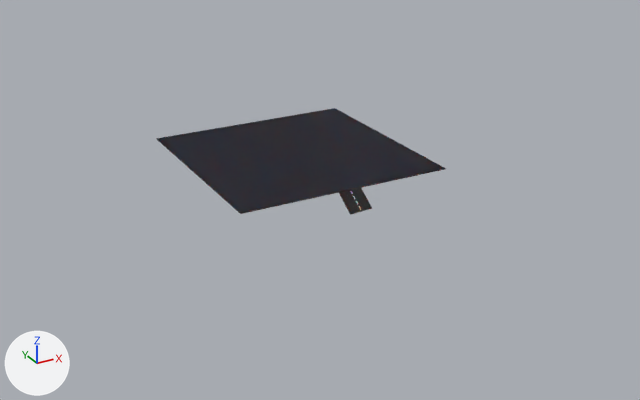
Two versions of the Blender file src/resources/Tidal Wreck rework/tidal wreck.blend, one commit apart.
Both versions are drawn from a 50 mm camera at (-88.5, -173.2, 73.2) aimed at (2.6, -7.5, -9.6). The axes (+X, +Y, +Z) are drawn at lower left. The lights are the same throughout.

The first picture shows 'Ground', 'Slope'.
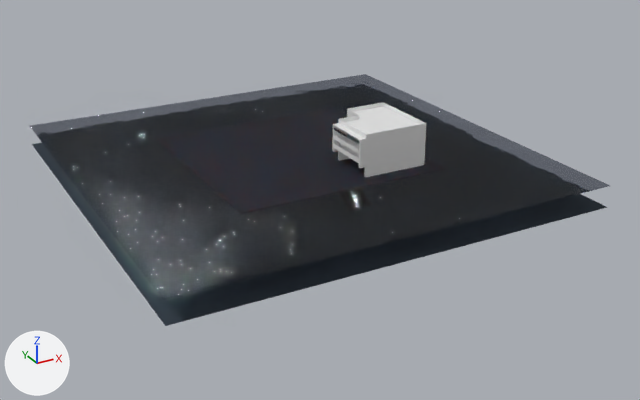
The change, as a list of edits to the scene's bpy script:
```text
Add mat_daire:
    mat_daire = principled_material('daire')
    mat_daire.base_color = (0.8, 0.8, 0.8)  # white #e7e7e7
Add mat_glass:
    mat_glass = bpy.data.materials.new('glass')
    # nodes: BsdfPrincipled, OutputMaterial, RGB
    # colours: cyan #79a7ad
Add mat_wood_only_color:
    mat_wood_only_color = principled_material('wood(only color)')
    mat_wood_only_color.base_color = (0.147, 0.0152, 0.00439)  # brown #6b210e
Add me_立方体_003:
    me_立方体_003.from_pydata(...)  # 95 vertices, 72 faces, 13 loose edges; spans x -0.5..0.5, y -0.5..0.958, z -0.5..0.5
    # faces by material slot: [69, 2, 1]
    me_立方体_003.materials.append(mat_daire)  # white #e7e7e7
    me_立方体_003.materials.append(mat_glass)
    me_立方体_003.materials.append(mat_wood_only_color)  # brown #6b210e
Change ob_sea:
    remove ob_sea.hide_set(True)  # its collection is switched off
Change ob_sea_bottom:
    remove ob_sea_bottom.hide_set(True)  # its collection is switched off
Add ob_daire_main:
    ob_daire_main = bpy.data.objects.new('daire-main', me_立方体_003)
    ob_daire_main.location = (13.5, -15.0, 5.0)
    ob_daire_main.scale = (17.0, 12.0, 10.0)
```

What differs and where, as boxes (x1, y1, x2, y2) in the pictures (640 x 400 px):
'Sea', shown: after (30, 74, 610, 300)
'Sea bottom', shown: after (32, 143, 607, 326)
'daire-main', added: after (332, 102, 426, 177)
    faces in mat_daire (white #e7e7e7): (332, 102, 426, 177)
